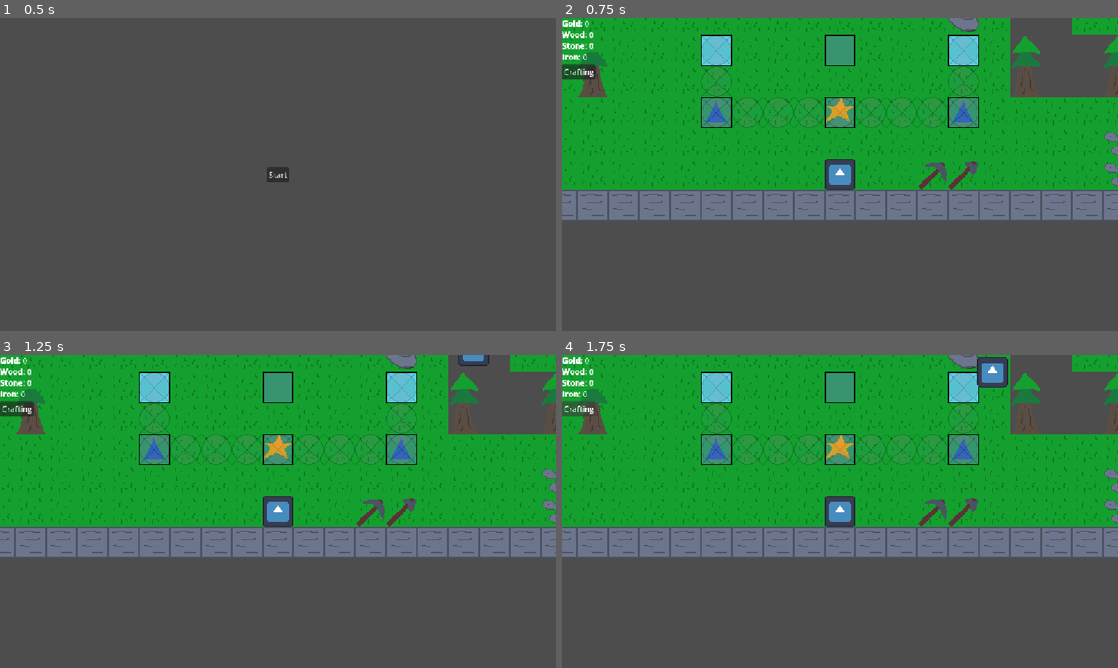
Above: before the commit, frames 1-4 (two rows, left to right).
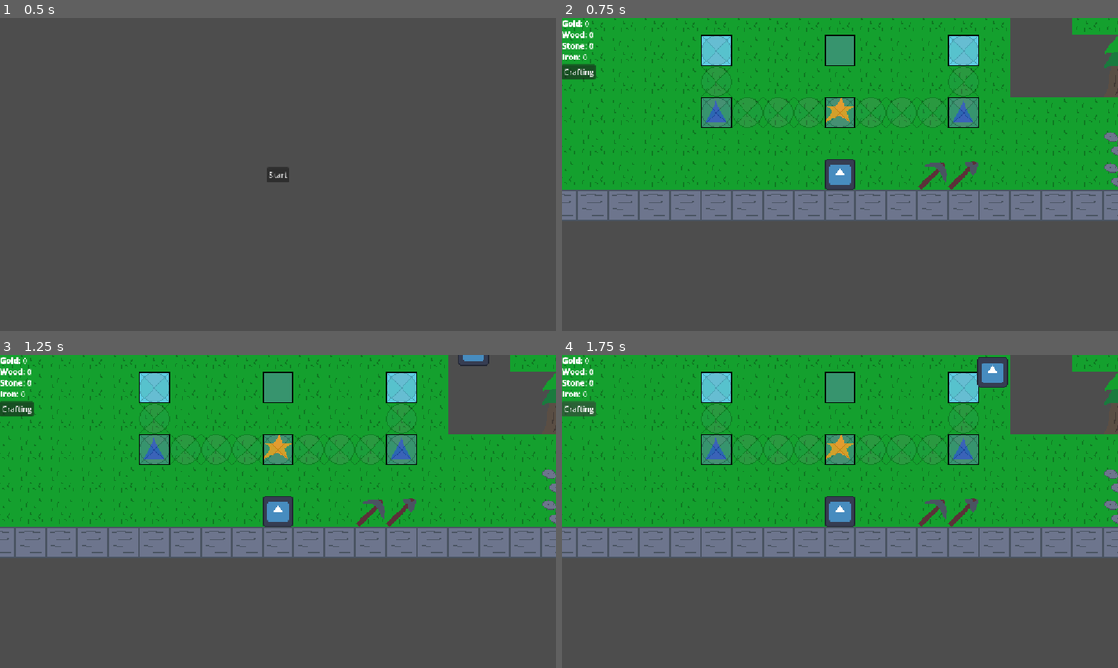
Above: after the commit, the same moments.

Repository: Deeeeelan/serious-game
Game: Godot game, scene res://scenes/title_screen.tscn
Same seed, same stepped clock (60 frames per second), same inputs: the game is played once before the commit and once after it. The engine's default icon, where the game draws it, is replaced by a stand-in: a white triangle on a blue panel in a dark square.
Inputs:
- Up to frame 1 (0.5 s): no input
- Up to frame 2 (0.75 s): click "Start" at 0.5 s
- Up to frame 3 (1.25 s): no input
- Up to frame 4 (1.75 s): click "Crafting" at 1.25 s

Frame 1 is identical in both runs. In frame 2, 1.0% of the frame differs, in the area x 2-87%, y 0-26%; in frame 3, 1.0%; in frame 4, 1.0%.

Commit message:
Add safe zones

Diff:
--- a/scripts/day_cycle_manager.gd
+++ b/scripts/day_cycle_manager.gd
@@ -1,6 +1,10 @@
 extends Node
 
 @onready var terrain_tm = %Terrain
+
+const SAFE_ZONES : Array[Rect2i] = [
+	Rect2i(-10, -12, 20, 12)
+]
 
 const GENERATIONS = [
 	{
@@ -19,7 +23,14 @@
 	for gen in GENERATIONS:
 		for i in range(gen.max):
 			var pos = Vector2i(randi_range(gen.bounds[0], gen.bounds[1]), randi_range(gen.bounds[2], gen.bounds[3]))
-			if terrain_tm.get_cell_source_id(pos) == -1:
+			var valid = true
+			if terrain_tm.get_cell_source_id(pos) != -1:
+				valid = false
+			for safe in SAFE_ZONES:
+				if safe.has_point(pos):
+					valid = false
+					break
+			if valid:
 				terrain_tm.set_cell(pos, 0, gen.tile)
 
 
